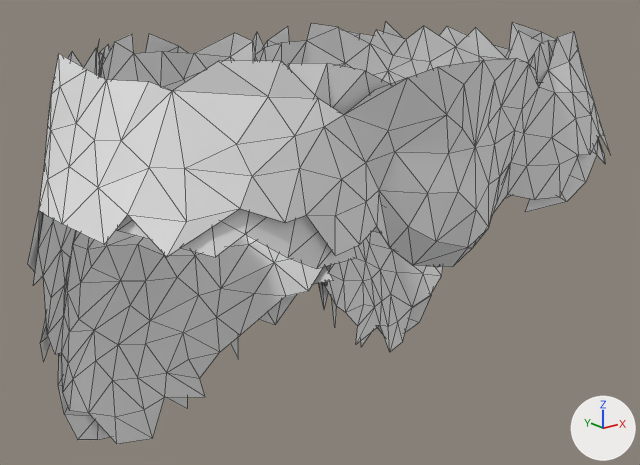
Before and after pictures for a commit that changed the glTF model public/models/maniqui/pelvis.glb.
Before and after are seen from a 50 mm camera at (-31.4, -37.0, 104.2) aimed at (-0.3, 1.7, 88.7). Arrows for +X, +Y and +Z are at lower right; the lights stay in place. The older version comes first. Mesh edges are drawn as thin lines.

Objects in the first picture: 'geometry_0'.
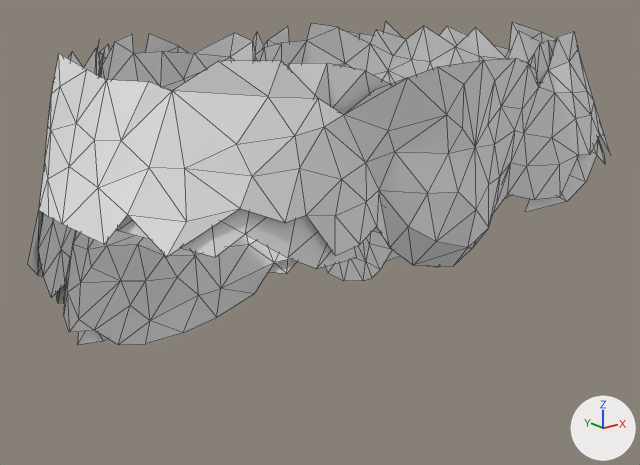
The change in detail:
me_pelvis is used by ob_geometry_0; location (0.0, 0.0, 0.0).
me_pelvis had 810 vertices, 1374 faces and spanned x -17.7..17.7, y -9.8..12.4, z 76.5..100.1.
me_pelvis now has 702 vertices, 1178 faces and spans x -17.7..17.7, y -9.8..12.4, z 82.0..100.1.
Part 1, on me_pelvis:
108 vertices are removed from x -17.5..17.5, y 0.0..8.3, z 76.5..89.4.
196 faces are deleted.

Pixel boxes (x1, y1, x2, y2) of what changed, in the pictures (640 x 465 px):
'geometry_0', reshaped (23% shorter)
    before: (28, 22, 610, 444)
    after: (28, 22, 610, 345)
part 1 of me_pelvis, deleted
    before: (33, 237, 482, 444)
